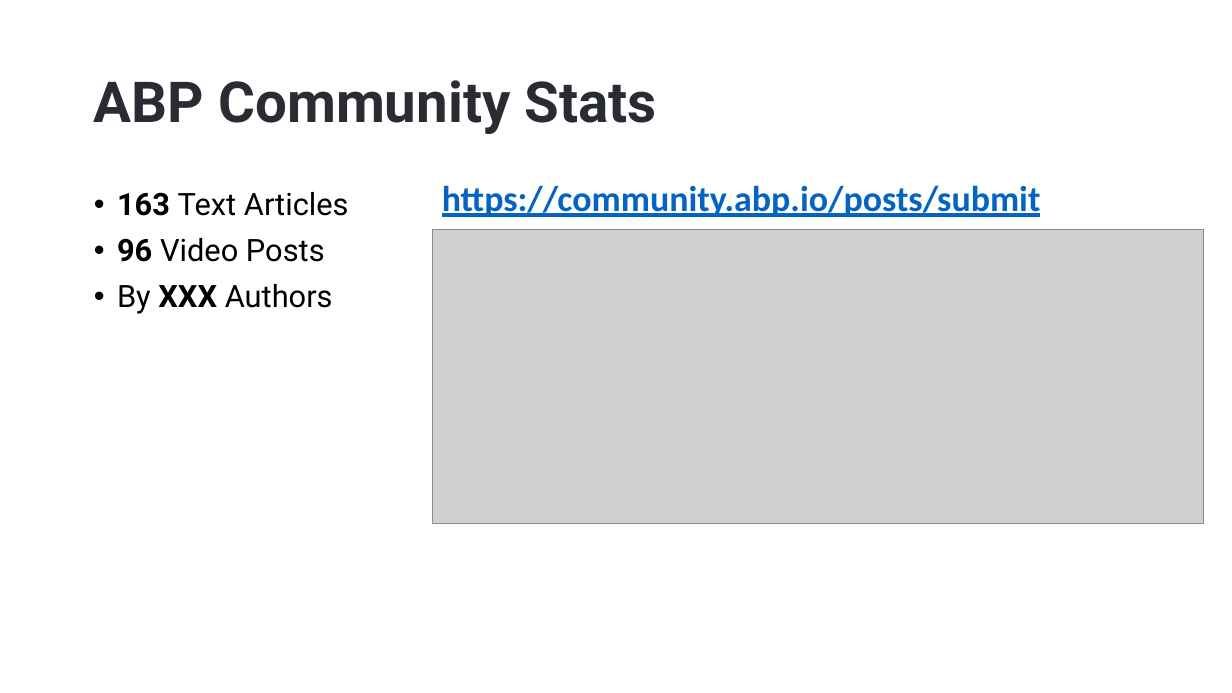
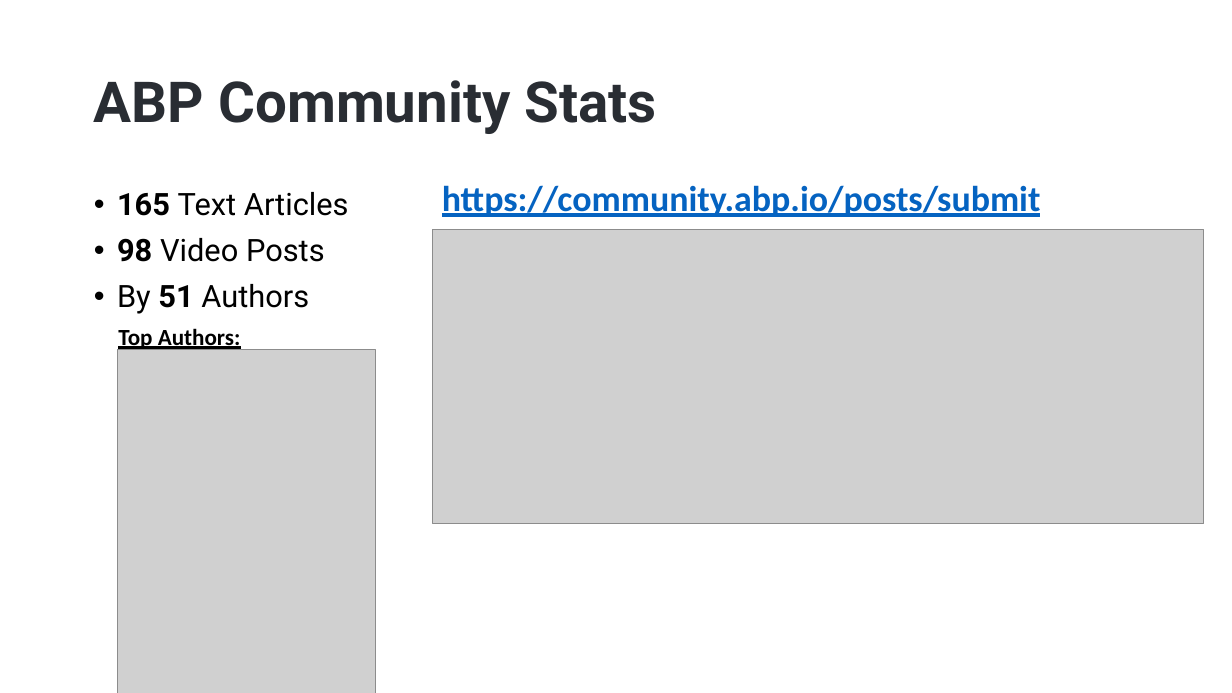
Before and after one commit to hikalkan/presentations, a slide deck: slide 10 of 2023-07-27 ABP Community Talks 2023.5/ABP Mobile Options.pptx. Drawn at 1232x693 pixels with LibreOffice and Linux fonts; fonts in the diff are those of the drawing; grey boxes stand for pictures; background and template pictures are left out. Boxes give left, top, right and bottom in pixels: in the first picture for what was removed or moved away, otherwise in the second. Text is boxed around its words. In the diff, an @@ line names an element or a change of style, - is before the commit and + after.

```diff
--- a/2023-07-27 ABP Community Talks 2023.5/ABP Mobile Options.pptx
+++ b/2023-07-27 ABP Community Talks 2023.5/ABP Mobile Options.pptx
@@ text at [117, 192, 349, 314]: text changed @@
-• 163 Text Articles
-• 96 Video Posts
-• By XXX Authors
+• 165 Text Articles
+• 98 Video Posts
+• By 51 Authors
@@ text added at [118, 325, 241, 350], 18 pt, text #000000, bold, underline @@
+Top Authors:
@@ picture added at [117, 349, 375, 693] @@
```
